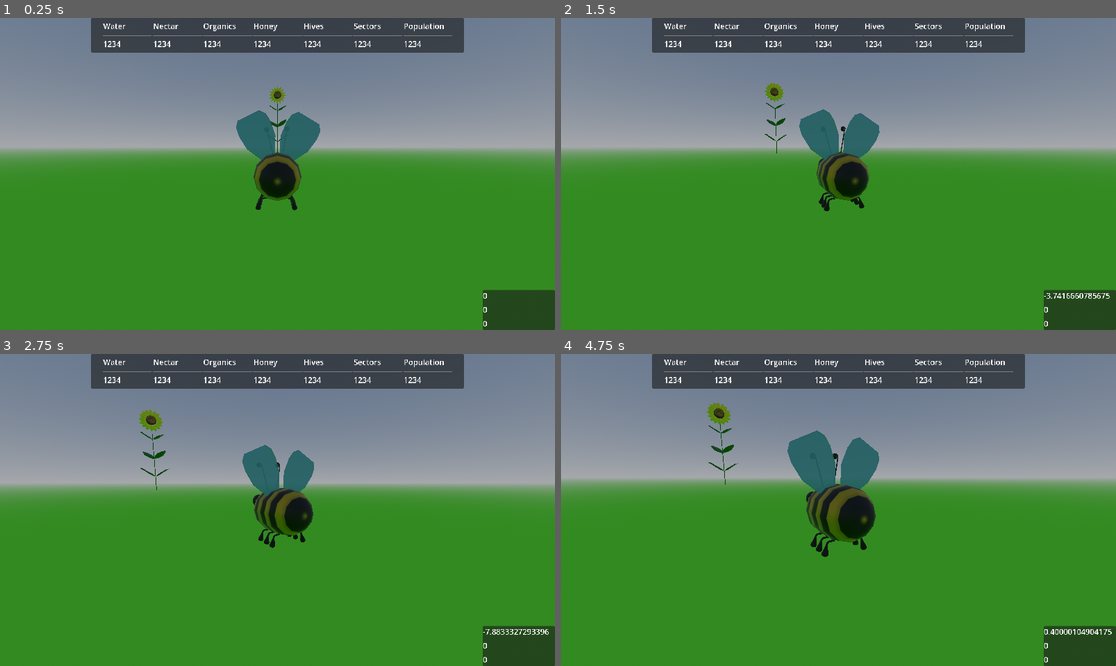
Above: before the commit, frames 1-4 (two rows, left to right).
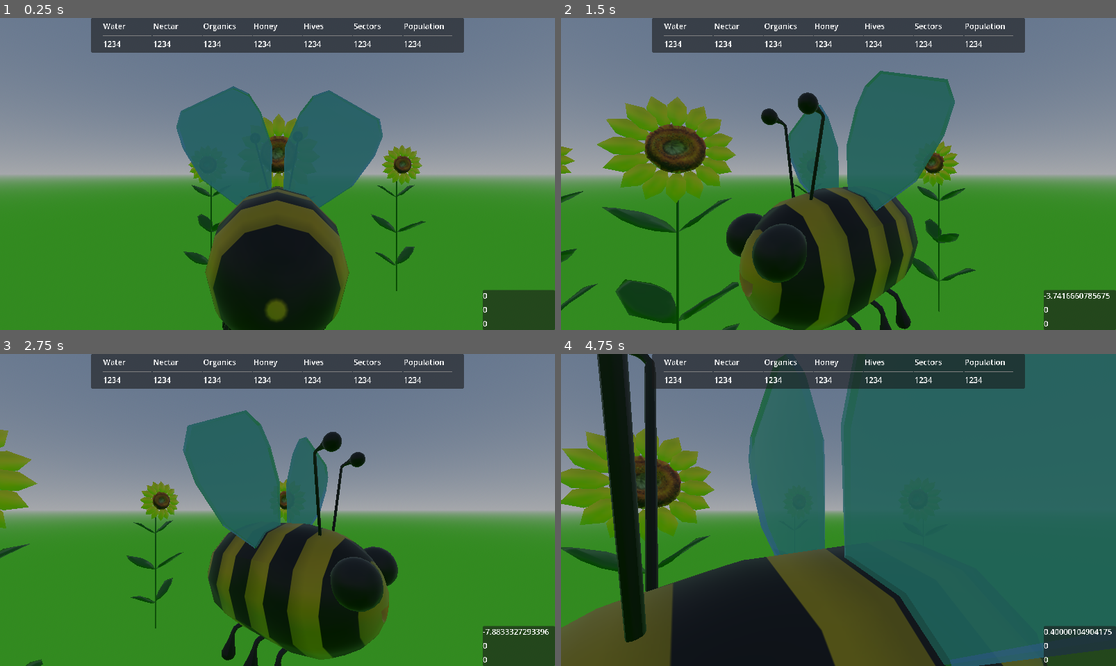
Above: after the commit, the same moments.

Repository: chocolandTV/bee-hiverimps
Game: Godot game, scene res://scenes/_game/game.tscn
Two runs of this game, one before a commit and one after it. Both use one fixed random seed, a clock stepped at 60 frames per second and the inputs below.
Inputs (mouse positions are in pixels of both pictures, inside the frame that each line leads up to):
- Up to frame 1 (0.25 s): no input
- Up to frame 2 (1.5 s): move the mouse to (960, 158) at 0.52 s; hold D (move_right) 0.53-1.25 s; hold Right mouse button (right_click) 0.53-1.25 s; click (960, 158) at 0.67 s; drag from (727, 189) to (810, 236) at 1.27 s
- Up to frame 3 (2.75 s): move the mouse to (333, 441) at 2.02 s; hold D (move_right) from 2.03 s (still down); hold Right mouse button (right_click) from 2.03 s (still down); click (333, 441) at 2.17 s
- Up to frame 4 (4.75 s): release D (move_right) at 2.75 s; release Right mouse button (right_click) at 2.75 s; drag from (810, 572) to (672, 463) at 2.77 s; move the mouse to (1005, 556) at 3.52 s; hold A (move_left) 3.53-4.25 s; hold Right mouse button (right_click) 3.53-4.25 s; click (1005, 556) at 3.67 s; drag from (672, 463) to (755, 432) at 4.27 s

The runs differ from the first frame. In frame 1, 28% of the frame differs, in the area x 0-100%, y 21-100%; in frame 2, 35%; in frame 3, 29%; in frame 4, 81%, in the area x 0-100%, y 0-100%.

Commit message:
before_rotation_movement

Diff:
--- a/scenes/Game_Camera.tscn
+++ b/scenes/Game_Camera.tscn
@@ -1,3 +1,6 @@
-[gd_scene format=3 uid="uid://cc7keg0pkgr2d"]
+[gd_scene load_steps=2 format=3 uid="uid://cc7keg0pkgr2d"]
+
+[ext_resource type="Script" path="res://scenes/camera/bee_game_camera.gd" id="1_w1v0q"]
 
 [node name="Camera3D" type="Camera3D"]
+script = ExtResource("1_w1v0q")
--- a/scenes/_game/game.tscn
+++ b/scenes/_game/game.tscn
@@ -1,9 +1,8 @@
-[gd_scene load_steps=8 format=3 uid="uid://10o7abboi48p"]
+[gd_scene load_steps=7 format=3 uid="uid://10o7abboi48p"]
 
 [ext_resource type="PackedScene" uid="uid://djdnup6u2od52" path="res://scenes/objects/sunf_lower.tscn" id="1_08la1"]
 [ext_resource type="PackedScene" uid="uid://bakjg7lmdboxx" path="res://scenes/characters/Bee_player.tscn" id="2_5dbd4"]
 [ext_resource type="PackedScene" uid="uid://cc7keg0pkgr2d" path="res://scenes/Game_Camera.tscn" id="3_qhusv"]
-[ext_resource type="Script" path="res://scenes/camera/bee_game_camera.gd" id="4_mt2we"]
 [ext_resource type="PackedScene" uid="uid://dqnwjn7m2bolx" path="res://scenes/AI/makro_ai.tscn" id="4_xcci7"]
 [ext_resource type="PackedScene" uid="uid://b60euih65a4qy" path="res://scenes/AI/mikro_ai.tscn" id="5_0pq0v"]
 [ext_resource type="Environment" uid="uid://dqgx2xd3lwjpw" path="res://resources/enviroment.tres" id="7_63ppr"]
@@ -27,15 +26,23 @@
 [node name="sunfLower" parent="Flowers" instance=ExtResource("1_08la1")]
 transform = Transform3D(-4.37114e-08, 0, 1, 0, 1, 0, -1, 0, -4.37114e-08, 0, 0, 42.2278)
 
-[node name="Player" parent="." instance=ExtResource("2_5dbd4")]
+[node name="sunfLower2" parent="Flowers" instance=ExtResource("1_08la1")]
+transform = Transform3D(-4.37114e-08, 0, 1, 0, 1, 0, -1, 0, -4.37114e-08, 152.386, 0, 269.355)
+
+[node name="sunfLower3" parent="Flowers" instance=ExtResource("1_08la1")]
+transform = Transform3D(-4.37114e-08, 0, 1, 0, 1, 0, -1, 0, -4.37114e-08, -264.546, 0, 269.355)
+
+[node name="sunfLower4" parent="Flowers" instance=ExtResource("1_08la1")]
+transform = Transform3D(1, 0, 0, 0, 1, 0, 0, 0, 1, -390.307, 0, 0)
+
+[node name="Player" parent="." node_paths=PackedStringArray("camera") instance=ExtResource("2_5dbd4")]
+transform = Transform3D(1, 0, 0, -3.55271e-15, 1, 0, 7.10543e-15, 0, 1, -3.72529e-09, 258.871, -183.212)
 fly_speed = 0.3
-mouse_sensitivity = Vector2(0.345, 0.37)
+camera = NodePath("../Camera3D")
 
 [node name="Camera3D" parent="." node_paths=PackedStringArray("player") instance=ExtResource("3_qhusv")]
-transform = Transform3D(-1, 0, -8.74228e-08, 0, 1, 0, 8.74228e-08, 0, -1, 0, 0, -16.369)
-script = ExtResource("4_mt2we")
+transform = Transform3D(-1, 1.77636e-15, -8.74228e-08, -2.26267e-08, 0.965926, 0.258819, 8.44439e-08, 0.258819, -0.965926, -0.06, 263.691, -192.965)
 player = NodePath("../Player")
-target_distance = 10.53
 
 [node name="Makro_AI" parent="." instance=ExtResource("4_xcci7")]
 
--- a/scenes/camera/bee_game_camera.gd
+++ b/scenes/camera/bee_game_camera.gd
@@ -6,6 +6,7 @@
 
 # CAMERA LERP SPEED
 var camera_lerp_speed : float = 20.0
+var camera_look_speed : float = 5.0
 # FOLLOW TARGET
 var follow_target  =null
 
@@ -38,3 +39,4 @@
 	last_lookat = last_lookat.lerp(follow_target.global_transform.origin, _delta * camera_lerp_speed)
 
 	look_at(last_lookat, Vector3(0.0,1,0))
+	rotation.x = rotate_toward(rotation.x,follow_target.rotation.x,camera_look_speed)
--- a/scenes/characters/bee_player.gd
+++ b/scenes/characters/bee_player.gd
@@ -2,6 +2,7 @@
 
 @export var speed := 35.0
 @export var rotation_speed := 35.0
+@export var rotation_damping := 0.5
 @export var fly_speed := 1.0
 
 # For smoother controller/mouse movement
@@ -9,13 +10,15 @@
 @export var acceleeration_damping := 0.5
 @export var fraction : GAME_FRACTION.CLASS
 # Mouse sensitivity for look around
-@export var mouse_sensitivity := Vector2(0.1, 0.1)
+@export var mouse_sensitivity := 0.6
+@export var camera : Camera3D
+@export var clamp_angle : Vector2 = Vector2(-45, 45)
+@onready var bee_mesh : Node3D = $mainBee
 #CONST
 const STRAFE_DAMPING : float = 0.75
 #move_towards
 var current_acceleration :float = 0.0
 
-var camera : Camera3D
 var move_direction : Vector3
 
 ######### mouse data
@@ -23,14 +26,19 @@
 ## get difference from mouse motion
 var mouse_relative : Vector2
 var fly_relative : float
+
+####### rotate_towards
+var current_rotation_x : float = 0
+var current_rotation_y : float = 0
+
 #### Directions
 var input_direction : Vector2
 var look_direction : Vector2
 var fly_direction : float = 0.0
 
 func _ready():
-    # get Camera
-    pass
+    Input.set_mouse_mode(Input.MOUSE_MODE_CAPTURED)
+
 
 func _input(event):
     input_direction = Input.get_vector("move_right", "move_left", "move_backward", "move_forward")
@@ -47,11 +55,9 @@
     if event is InputEventMouseMotion:
         #get new mouseposition
         mouse_relative = event.relative
-        #get vector for difference
-        look_direction = last_mouse_relative - mouse_relative
-        print("look_direction: ", look_direction)
-        #set last mouseposition
-        last_mouse_relative = mouse_relative
+
+func _process(_delta):
+    rotate_y(-mouse_relative.x * (mouse_sensitivity / 1000))
 
 func _physics_process(_delta):
     if input_direction.length() !=0 or fly_relative != 0:
--- a/scenes/objects/sunf_lower.tscn
+++ b/scenes/objects/sunf_lower.tscn
@@ -6,11 +6,10 @@
 [ext_resource type="Material" uid="uid://cs3ll1hdkv0kw" path="res://resources/materials/sunf_lower_Particlesystem.tres" id="3_qtf4r"]
 
 [sub_resource type="SphereShape3D" id="SphereShape3D_osmr8"]
-radius = 2.363
+radius = 22.86
 
 [sub_resource type="PlaneMesh" id="PlaneMesh_v2eul"]
 material = ExtResource("3_qtf4r")
-size = Vector2(0.3, 0.3)
 
 [sub_resource type="Curve" id="Curve_yp5rf"]
 _data = [Vector2(0, 1), 0.0, 0.0, 0, 0, Vector2(0.983278, 0.00269175), 0.0, 0.0, 0, 0]
@@ -19,16 +18,19 @@
 [node name="sunfLower" instance=ExtResource("1_dtwdj")]
 script = ExtResource("2_8etbr")
 
+[node name="SunFlower" parent="." index="0"]
+transform = Transform3D(20, 0, 0, 0, 20, 0, 0, 0, 20, 0, 0, 0)
+
 [node name="Nectar_Area" type="Area3D" parent="." index="1"]
-transform = Transform3D(1, 0, 0, 0, 1, 0, 0, 0, 1, 0, 14.0163, 0)
+transform = Transform3D(1, 0, 0, 0, 1, 0, 0, 0, 1, 0, 287.194, 0)
 script = ExtResource("2_260dj")
 
 [node name="CollisionShape3D" type="CollisionShape3D" parent="Nectar_Area" index="0"]
-transform = Transform3D(1, 0, 0, 0, 1, 0, 0, 0, 1, 0.919187, 0, 0)
+transform = Transform3D(1, 0, 0, 0, 1, 0, 0, 0, 1, 21.1937, -9.43622, 0)
 shape = SubResource("SphereShape3D_osmr8")
 
 [node name="CPUParticles3D" type="CPUParticles3D" parent="." index="2"]
-transform = Transform3D(-4.37114e-08, 1, 0, -1, -4.37114e-08, 0, 0, 0, 1, 0.979459, 13.9828, 0)
+transform = Transform3D(-4.37114e-08, 1, 0, -1, -4.37114e-08, 0, 0, 0, 1, 27.7888, 281.771, 0.437983)
 emitting = false
 amount = 16
 lifetime = 0.43
@@ -40,10 +42,9 @@
 direction = Vector3(0, 5, 0)
 spread = 180.0
 gravity = Vector3(10, 0, 0)
-initial_velocity_max = 1.0
+initial_velocity_max = 25.0
 angle_max = 720.0
-scale_amount_min = 0.0
-scale_amount_max = 0.5
+scale_amount_max = 5.0
 scale_amount_curve = SubResource("Curve_yp5rf")
 
 [node name="Timer" type="Timer" parent="." index="3"]
